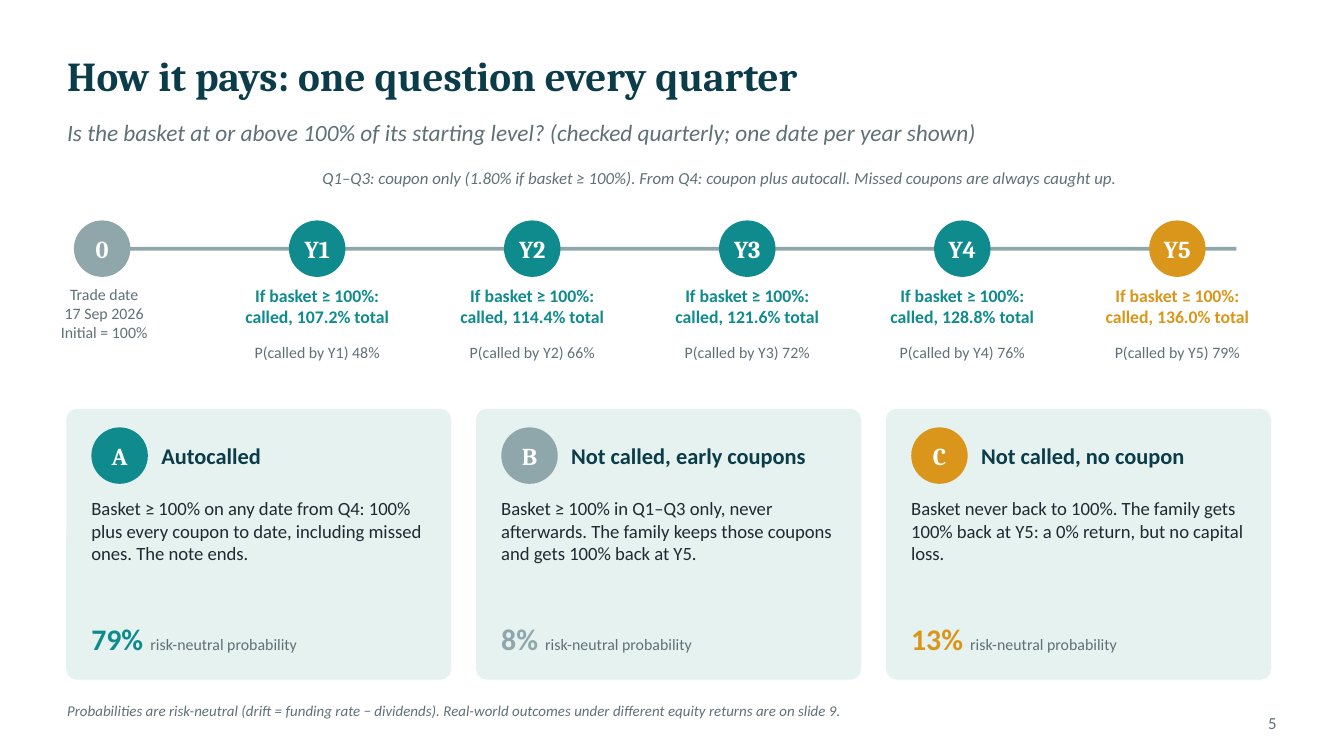
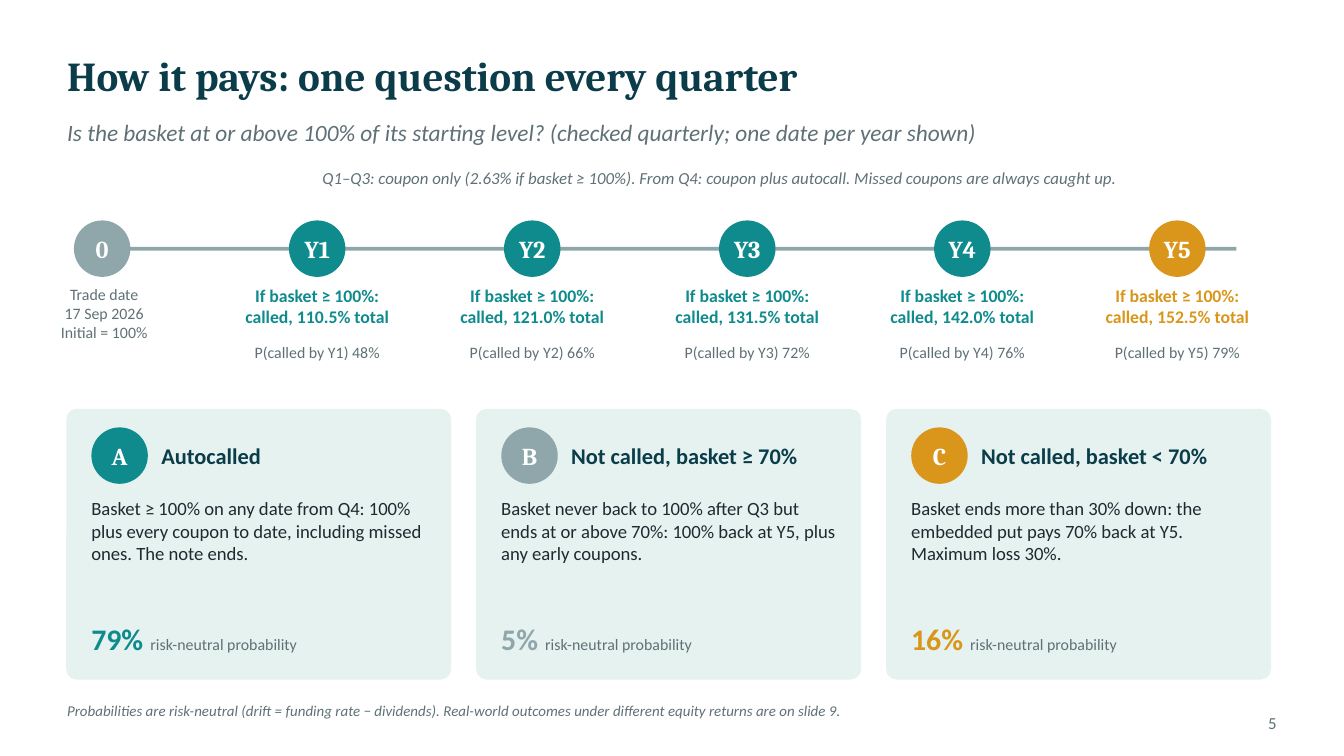
Before and after one commit to benjaminlhl/natixis-case-comp, a slide deck: slide 8 of deck/Asian-Digital-Autocallable-Note.pptx. Drawn at 1344x756 pixels with LibreOffice and Linux fonts; fonts in the diff are those of the drawing. Boxes give left, top, right and bottom in pixels: in the first picture for what was removed or moved away, otherwise in the second. Text is boxed around its words. In the diff, an @@ line names an element or a change of style, - is before the commit and + after.

```diff
--- a/deck/Asian-Digital-Autocallable-Note.pptx
+++ b/deck/Asian-Digital-Autocallable-Note.pptx
@@ text at [322, 172, 1116, 187]: text changed @@
-Q1–Q3: coupon only (1.80% if basket ≥ 100%). From Q4: coupon plus autocall. Missed coupons are always caught up.
+Q1–Q3: coupon only (2.63% if basket ≥ 100%). From Q4: coupon plus autocall. Missed coupons are always caught up.
@@ text at [245, 310, 388, 325]: text changed @@
-called, 107.2% total
+called, 110.5% total
@@ text at [460, 310, 603, 325]: text changed @@
-called, 114.4% total
+called, 121.0% total
@@ text at [675, 310, 818, 325]: text changed @@
-called, 121.6% total
+called, 131.5% total
@@ text at [890, 310, 1034, 325]: text changed @@
-called, 128.8% total
+called, 142.0% total
@@ text at [1106, 310, 1249, 325]: text changed @@
-called, 136.0% total
+called, 152.5% total
@@ text at [571, 448, 797, 467]: text changed @@
-Not called, early coupons
+Not called, basket ≥ 70%
@@ text at [981, 448, 1207, 467]: text changed @@
-Not called, no coupon
+Not called, basket < 70%
@@ text at [501, 502, 835, 563]: text changed @@
-Basket ≥ 100% in Q1–Q3 only, never afterwards. The family keeps those coupons and gets 100% back at Y5.
+Basket never back to 100% after Q3 but ends at or above 70%: 100% back at Y5, plus any early coupons.
@@ text at [911, 502, 1201, 560]: text changed @@
-Basket never back to 100%. The family gets 100% back at Y5: a 0% return, but no capital loss.
+Basket ends more than 30% down: the embedded put pays 70% back at Y5. Maximum loss 30%.
@@ text at [501, 629, 692, 653]: text changed @@
-8% risk-neutral probability
+5% risk-neutral probability
@@ text at [911, 629, 1117, 653]: text changed @@
-13% risk-neutral probability
+16% risk-neutral probability
```
Also in this commit, not shown: 13 other slides changed, 14 other files.
